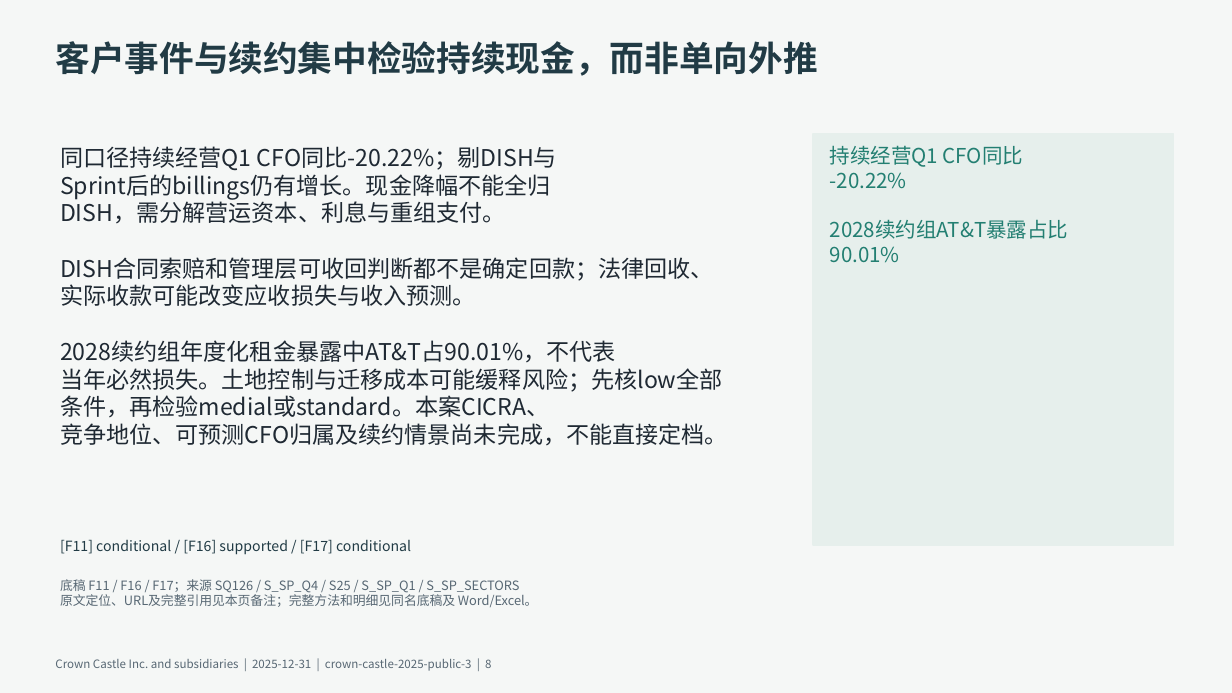
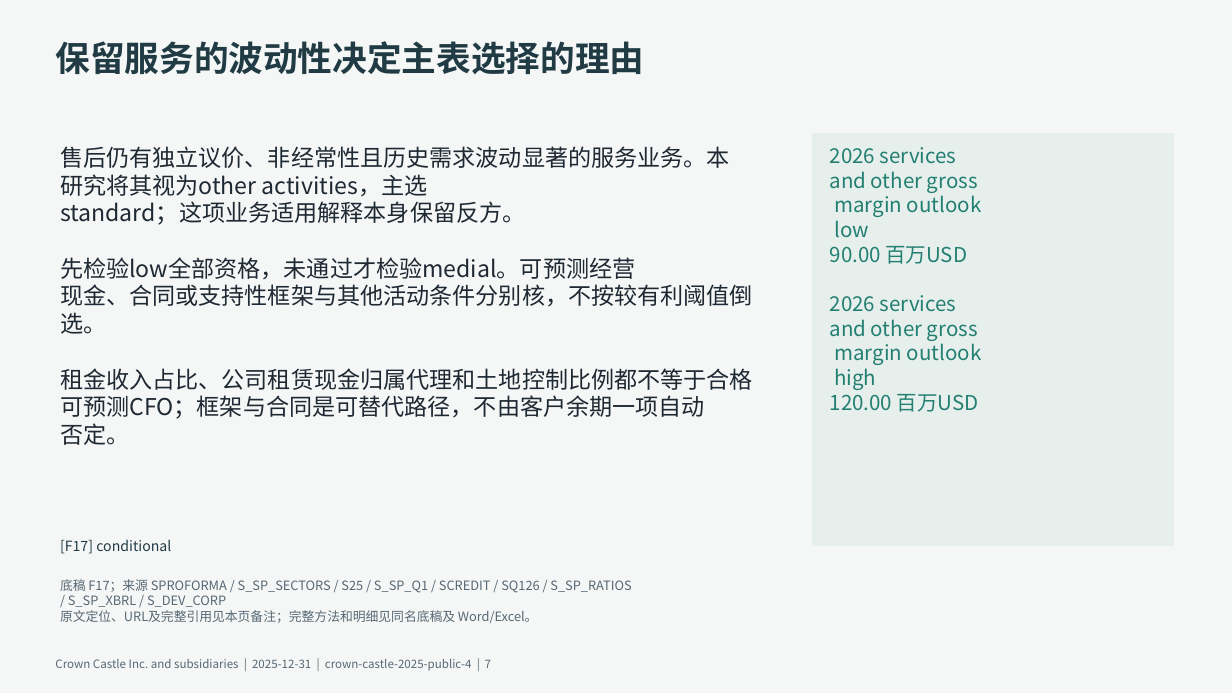
Before and after one commit to qingkongwanli0l/annual-report-analysis, a slide deck: slide 7 of examples/crown-castle-2025/deliverables/presentation.pptx (slide 8 before the commit). Drawn at 1232x693 pixels with LibreOffice and Linux fonts; fonts in the diff are those of the drawing. Boxes give left, top, right and bottom in pixels: in the first picture for what was removed or moved away, otherwise in the second. Text is boxed around its words. In the diff, an @@ line names an element or a change of style, - is before the commit and + after.

Commit message:
Complete Crown conditional credit case and recovery guidance

```diff
--- a/examples/crown-castle-2025/deliverables/presentation.pptx
+++ b/examples/crown-castle-2025/deliverables/presentation.pptx
@@ text at (55,41,644,74): text changed @@
-客户事件与续约集中检验持续现金，而非单向外推
+保留服务的波动性决定主表选择的理由
@@ text at (60,146,753,445): text changed @@
-同口径持续经营Q1 CFO同比-20.22%；剔DISH与
-Sprint后的billings仍有增长。现金降幅不能全归
-DISH，需分解营运资本、利息与重组支付。
-DISH合同索赔和管理层可收回判断都不是确定回款；法律回收、
-实际收款可能改变应收损失与收入预测。
-2028续约组年度化租金暴露中AT&T占90.01%，不代表
-当年必然损失。土地控制与迁移成本可能缓释风险；先核low全部
-条件，再检验medial或standard。本案CICRA、
-竞争地位、可预测CFO归属及续约情景尚未完成，不能直接定档。
+售后仍有独立议价、非经常性且历史需求波动显著的服务业务。本
+研究将其视为other activities，主选
+standard；这项业务适用解释本身保留反方。
+先检验low全部资格，未通过才检验medial。可预测经营
+现金、合同或支持性框架与其他活动条件分别核，不按较有利阈值倒
+选。
+租金收入占比、公司租赁现金归属代理和土地控制比例都不等于合格
+可预测CFO；框架与合同是可替代路径，不由客户余期一项自动
+否定。
@@ text at (830,147,982,412): text changed @@
-持续经营Q1 CFO同比
--20.22%
-2028续约组AT&T暴露占比
-90.01%
+2026 services
+and other gross
+margin outlook
+low
+90.00 百万USD
+2026 services
+and other gross
+margin outlook
+high
+120.00 百万USD
@@ text at (60,539,171,554): text changed @@
-[F11] conditional / [F16] supported / [F17] conditional
+[F17] conditional
@@ text at (60,579,631,607): text changed @@
-底稿 F11 / F16 / F17；来源 SQ126 / S_SP_Q4 / S25 / S_SP_Q1 / S_SP_SECTORS
+底稿 F17；来源 SPROFORMA / S_SP_SECTORS / S25 / S_SP_Q1 / SCREDIT / SQ126 / S_SP_RATIOS
+/ S_SP_XBRL / S_DEV_CORP
@@ text at (55,659,491,671): text changed @@
-Crown Castle Inc. and subsidiaries | 2025-12-31 | crown-castle-2025-public-3 | 8
+Crown Castle Inc. and subsidiaries | 2025-12-31 | crown-castle-2025-public-4 | 7
```
Also in this commit, not shown: 7 other slides changed, 8 slides added, 1 slide removed, 11 other files.
